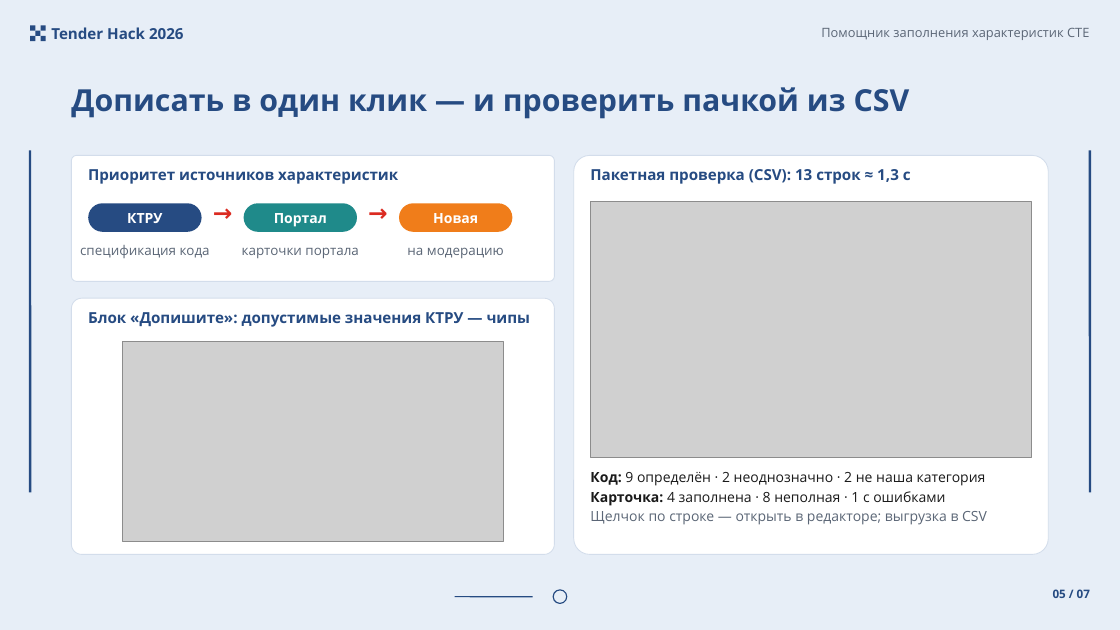
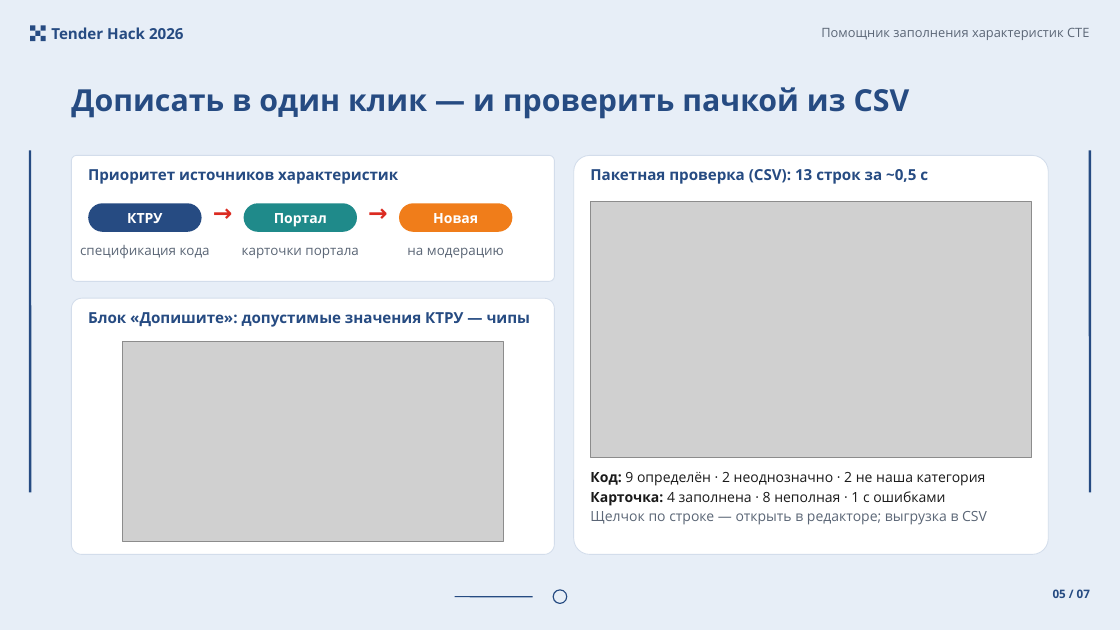
Before and after one commit to Telman3000/Tender-Hack-2026-based-on-bots-, a slide deck: slide 5 of docs/presentation_final.pptx. Drawn at 1120x630 pixels with LibreOffice and Linux fonts; fonts in the diff are those of the drawing; grey boxes stand for pictures. Boxes give left, top, right and bottom in pixels: in the first picture for what was removed or moved away, otherwise in the second. Text is boxed around its words. In the diff, an @@ line names an element or a change of style, - is before the commit and + after.

```diff
--- a/docs/presentation_final.pptx
+++ b/docs/presentation_final.pptx
@@ text at (590, 169, 928, 184): text changed @@
-Пакетная проверка (CSV): 13 строк ≈ 1,3 с
+Пакетная проверка (CSV): 13 строк за ~0,5 с
```
Also in this commit, not shown: 2 other slides changed, 2 other files.
